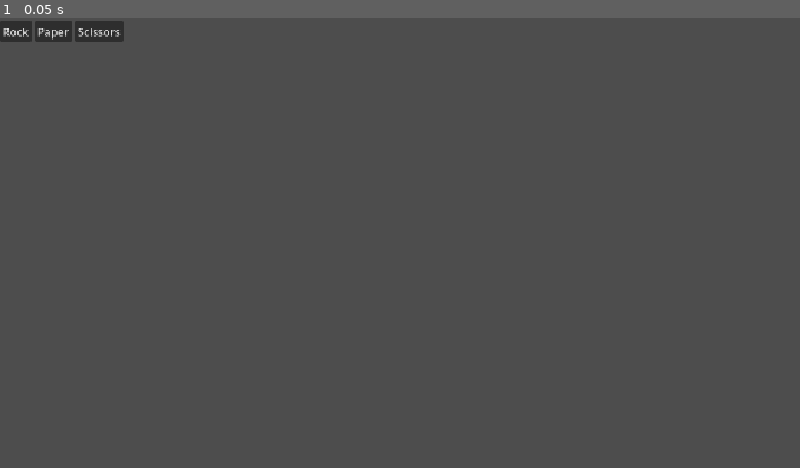
Above: before the commit, frame 1.
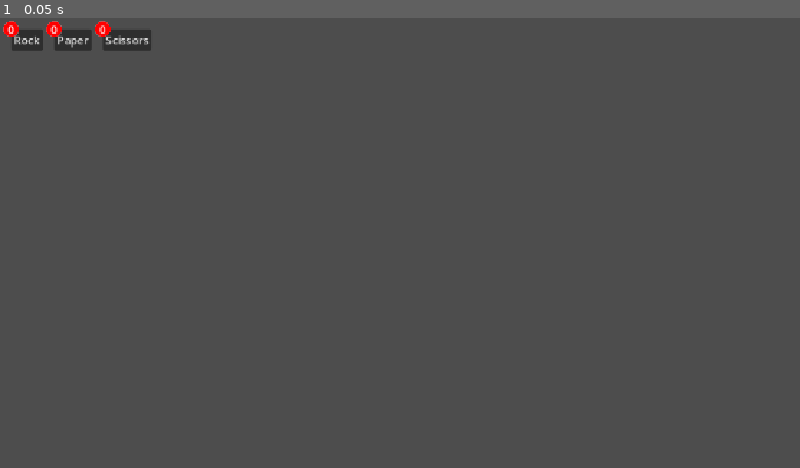
Above: after the commit, the same moment.

Repository: dfavelava/RockPaperScissors
Game: Godot game, scene res://main.tscn
The game is run twice, just before and just after one commit, with the same random seed, the same clock (stepped at 60 frames per second) and the same inputs.
Inputs:
- Up to frame 1 (0.05 s): no input

The runs differ from the first frame. In frame 1, 0.9% of the frame differs, in the area x 0-19%, y 0-8%.

Commit message:
Clean u[ actions ui

Diff:
--- a/rock-paper-scissors/main.tscn
+++ b/rock-paper-scissors/main.tscn
@@ -1,12 +1,34 @@
 [gd_scene format=3 uid="uid://d32kkvc34djp4"]
 
 [ext_resource type="PackedScene" uid="uid://dd44v5sta1hex" path="res://scenes/menus/ActionMenu.tscn" id="1_ig7tw"]
+[ext_resource type="Script" uid="uid://dp8xnm116dvq5" path="res://scenes/menus/labels/actionStackLabel.gd" id="2_0xm2m"]
 
 [node name="Node2D" type="Node2D" unique_id=1805996466]
 
-[node name="ActionMenu" parent="." unique_id=1730331629 instance=ExtResource("1_ig7tw")]
-anchors_preset = 0
-anchor_right = 0.0
-anchor_bottom = 0.0
-grow_horizontal = 1
-grow_vertical = 1
+[node name="MarginContainer" type="MarginContainer" parent="." unique_id=1696814129]
+offset_right = 40.0
+offset_bottom = 40.0
+theme_override_constants/margin_left = 16
+theme_override_constants/margin_top = 16
+
+[node name="HBoxContainer" type="HBoxContainer" parent="MarginContainer" unique_id=785614492]
+layout_mode = 2
+
+[node name="ActionMenu" parent="MarginContainer/HBoxContainer" unique_id=1730331629 instance=ExtResource("1_ig7tw")]
+layout_mode = 2
+size_flags_vertical = 0
+metadata/_edit_use_anchors_ = true
+
+[node name="SubViewportContainer" type="SubViewportContainer" parent="MarginContainer/HBoxContainer" unique_id=1092212847]
+layout_mode = 2
+
+[node name="SubViewport" type="SubViewport" parent="MarginContainer/HBoxContainer/SubViewportContainer" unique_id=1649002059]
+handle_input_locally = false
+render_target_update_mode = 4
+
+[node name="Label" type="Label" parent="MarginContainer/HBoxContainer/SubViewportContainer/SubViewport" unique_id=753308271]
+offset_right = 40.0
+offset_bottom = 23.0
+text = "Test"
+script = ExtResource("2_0xm2m")
+metadata/_custom_type_script = "uid://dp8xnm116dvq5"
--- a/rock-paper-scissors/resources/actionStack.gd
+++ b/rock-paper-scissors/resources/actionStack.gd
@@ -1,10 +1,24 @@
 class_name ActionStack
 extends Resource
 
-const actions := []
+var actions: Array[Constants.Actions] = []
 
-func addAction(action: String) -> void:
-	actions.push_front(action)
+signal actions_updated
+signal perform_action
+
+func addActions(newActions: Array[Constants.Actions]) -> void:
+	for action in newActions:
+		actions.push_back(action)
+	actions_updated.emit()
+
+func addAction(action: Constants.Actions) -> void:
+	actions.push_back(action)
+	actions_updated.emit()
 
 func performAction() -> void:
-	actions.pop_front()
+	var performed_action: Constants.Actions = actions.pop_back()
+	perform_action.emit(performed_action)
+	actions_updated.emit()
+
+func isEmpty() -> bool:
+	return actions.is_empty()
--- /dev/null
+++ b/rock-paper-scissors/resources/constants.gd
@@ -0,0 +1,9 @@
+class_name Constants
+extends Resource
+
+enum Actions {
+	END_TURN,
+	ROCK,
+	PAPER,
+	SCISSORS
+}
--- a/rock-paper-scissors/scenes/menus/ActionMenu.tscn
+++ b/rock-paper-scissors/scenes/menus/ActionMenu.tscn
@@ -4,30 +4,25 @@
 [ext_resource type="PackedScene" uid="uid://dytriyrqvis84" path="res://scenes/menus/buttons/PaperButton.tscn" id="2_4rpun"]
 [ext_resource type="PackedScene" uid="uid://dfeuf1jn2wu5j" path="res://scenes/menus/buttons/ScissorsButton.tscn" id="3_8gnu8"]
 
-[node name="ActionMenu" type="SubViewportContainer" unique_id=1730331629]
+[node name="ActionMenu" type="MarginContainer" unique_id=1296549786]
 anchors_preset = 15
 anchor_right = 1.0
 anchor_bottom = 1.0
 grow_horizontal = 2
 grow_vertical = 2
 
-[node name="SubViewport" type="SubViewport" parent="." unique_id=381166192]
-handle_input_locally = false
-render_target_update_mode = 4
-
-[node name="CenterContainer" type="CenterContainer" parent="SubViewport" unique_id=2116620741]
-offset_right = 40.0
-offset_bottom = 40.0
-
-[node name="HBoxContainer" type="HBoxContainer" parent="SubViewport/CenterContainer" unique_id=2134878233]
+[node name="CenterContainer" type="CenterContainer" parent="." unique_id=269564681]
 layout_mode = 2
 
-[node name="RockButton" parent="SubViewport/CenterContainer/HBoxContainer" unique_id=1735977987 instance=ExtResource("1_vfg2r")]
+[node name="HBoxContainer" type="HBoxContainer" parent="CenterContainer" unique_id=191834235]
 layout_mode = 2
-text = "Rock"
+theme_override_constants/separation = 16
 
-[node name="PaperButton" parent="SubViewport/CenterContainer/HBoxContainer" unique_id=1806506653 instance=ExtResource("2_4rpun")]
+[node name="RockButton" parent="CenterContainer/HBoxContainer" unique_id=389188977 instance=ExtResource("1_vfg2r")]
 layout_mode = 2
 
-[node name="ScissorsButton" parent="SubViewport/CenterContainer/HBoxContainer" unique_id=1647857478 instance=ExtResource("3_8gnu8")]
+[node name="PaperButton" parent="CenterContainer/HBoxContainer" unique_id=1806506653 instance=ExtResource("2_4rpun")]
 layout_mode = 2
+
+[node name="ScissorsButton" parent="CenterContainer/HBoxContainer" unique_id=1647857478 instance=ExtResource("3_8gnu8")]
+layout_mode = 2
--- a/rock-paper-scissors/scenes/menus/buttons/PaperButton.tscn
+++ b/rock-paper-scissors/scenes/menus/buttons/PaperButton.tscn
@@ -1,14 +1,17 @@
 [gd_scene format=3 uid="uid://dytriyrqvis84"]
 
 [ext_resource type="Script" uid="uid://bsmfgkhwd76ab" path="res://scenes/menus/buttons/actionButton.gd" id="1_4fw76"]
+[ext_resource type="PackedScene" uid="uid://dpom8vy3hff4m" path="res://scenes/menus/labels/CountSprite.tscn" id="2_y34cd"]
 
-[node name="PaperButton" type="Button" unique_id=1806506653]
-anchors_preset = 15
-anchor_right = 1.0
-anchor_bottom = 1.0
-grow_horizontal = 2
-grow_vertical = 2
+[node name="PaperButton" type="CenterContainer" unique_id=707628735]
+offset_right = 54.0
+offset_bottom = 31.0
+
+[node name="ActionButton" type="Button" parent="." unique_id=1064396435]
+layout_mode = 2
 text = "Paper"
 script = ExtResource("1_4fw76")
-actionName = "Paper"
+actionName = 2
 metadata/_custom_type_script = "uid://bsmfgkhwd76ab"
+
+[node name="CountSprite" parent="ActionButton" unique_id=250986634 instance=ExtResource("2_y34cd")]
--- a/rock-paper-scissors/scenes/menus/buttons/RockButton.tscn
+++ b/rock-paper-scissors/scenes/menus/buttons/RockButton.tscn
@@ -1,13 +1,15 @@
 [gd_scene format=3 uid="uid://b2cv4udj04c0x"]
 
-[ext_resource type="Script" uid="uid://cybji6pyxlpmj" path="res://scenes/menus/buttons/rockButton.gd" id="1_qv7jm"]
+[ext_resource type="Script" uid="uid://bsmfgkhwd76ab" path="res://scenes/menus/buttons/actionButton.gd" id="1_qv7jm"]
+[ext_resource type="PackedScene" uid="uid://dpom8vy3hff4m" path="res://scenes/menus/labels/CountSprite.tscn" id="2_mbyhx"]
 
-[node name="RockButton" type="Button" unique_id=389188977]
-anchors_preset = 15
-anchor_right = 1.0
-anchor_bottom = 1.0
-grow_horizontal = 2
-grow_vertical = 2
+[node name="RockButton" type="CenterContainer" unique_id=1233380420]
+
+[node name="ActionButton" type="Button" parent="." unique_id=795179846]
+layout_mode = 2
+text = "Rock"
 script = ExtResource("1_qv7jm")
-actionName = "Rock"
+actionName = 1
 metadata/_custom_type_script = "uid://bsmfgkhwd76ab"
+
+[node name="CountSprite" parent="ActionButton" unique_id=250986634 instance=ExtResource("2_mbyhx")]
--- a/rock-paper-scissors/scenes/menus/buttons/ScissorsButton.tscn
+++ b/rock-paper-scissors/scenes/menus/buttons/ScissorsButton.tscn
@@ -1,14 +1,17 @@
 [gd_scene format=3 uid="uid://dfeuf1jn2wu5j"]
 
 [ext_resource type="Script" uid="uid://bsmfgkhwd76ab" path="res://scenes/menus/buttons/actionButton.gd" id="1_o3s2j"]
+[ext_resource type="PackedScene" uid="uid://dpom8vy3hff4m" path="res://scenes/menus/labels/CountSprite.tscn" id="2_tar3p"]
 
-[node name="ScissorsButton" type="Button" unique_id=1647857478]
-anchors_preset = 15
-anchor_right = 1.0
-anchor_bottom = 1.0
-grow_horizontal = 2
-grow_vertical = 2
+[node name="ScissorsButton" type="CenterContainer" unique_id=769336431]
+offset_right = 70.0
+offset_bottom = 31.0
+
+[node name="ActionButton" type="Button" parent="." unique_id=548956765]
+layout_mode = 2
 text = "Scissors"
 script = ExtResource("1_o3s2j")
-actionName = "Scissors"
+actionName = 3
 metadata/_custom_type_script = "uid://bsmfgkhwd76ab"
+
+[node name="CountSprite" parent="ActionButton" unique_id=250986634 instance=ExtResource("2_tar3p")]
--- a/rock-paper-scissors/scenes/menus/buttons/actionButton.gd
+++ b/rock-paper-scissors/scenes/menus/buttons/actionButton.gd
@@ -1,10 +1,12 @@
 class_name ActionButton
 extends Button
 
-@export var actionName := ""
+@export var actionName: Constants.Actions
+
+var action_stack = preload("res://resources/ActionStack.tres")
 
 func _ready() -> void:
 	connect("button_down", _on_button_down)
 
 func _on_button_down() -> void:
-	print(actionName)
+	action_stack.addActions([Constants.Actions.END_TURN, actionName])
--- a/rock-paper-scissors/scenes/menus/buttons/rockButton.gd
+++ /dev/null
@@ -1 +0,0 @@
-extends ActionButton
--- /dev/null
+++ b/rock-paper-scissors/scenes/menus/labels/CountSprite.tscn
@@ -0,0 +1,38 @@
+[gd_scene format=3 uid="uid://dpom8vy3hff4m"]
+
+[ext_resource type="Script" uid="uid://cikayaogl2v1m" path="res://scenes/menus/labels/countSprite.gd" id="1_dkd81"]
+
+[sub_resource type="Gradient" id="Gradient_qv7jm"]
+interpolation_mode = 1
+offsets = PackedFloat32Array(0.67469877, 0.6807229)
+colors = PackedColorArray(1, 0, 0, 1, 1, 1, 1, 0)
+
+[sub_resource type="GradientTexture2D" id="GradientTexture2D_qvk34"]
+gradient = SubResource("Gradient_qv7jm")
+width = 24
+height = 24
+fill = 1
+fill_from = Vector2(0.5, 0.5)
+fill_to = Vector2(0, 0)
+
+[node name="CountSprite" type="Node2D" unique_id=250986634]
+script = ExtResource("1_dkd81")
+
+[node name="Sprite2D" type="Sprite2D" parent="." unique_id=1868914585]
+texture = SubResource("GradientTexture2D_qvk34")
+
+[node name="Label" type="Label" parent="Sprite2D" unique_id=698656943]
+anchors_preset = 8
+anchor_left = 0.5
+anchor_top = 0.5
+anchor_right = 0.5
+anchor_bottom = 0.5
+offset_left = -32.0
+offset_top = -23.5
+offset_right = 8.0
+offset_bottom = -0.5
+grow_horizontal = 2
+grow_vertical = 2
+size_flags_horizontal = 4
+text = "0"
+horizontal_alignment = 1
--- /dev/null
+++ b/rock-paper-scissors/scenes/menus/labels/actionStackLabel.gd
@@ -0,0 +1,29 @@
+class_name ActionStackLabel
+extends Label
+
+@export var actionDelaySec = 0.5
+
+var action_stack = preload("res://resources/ActionStack.tres")
+
+var performDelayTimer := Timer.new()
+
+func _ready() -> void:
+	self.text = action_stack.actions.reduce(concatString, "")
+	action_stack.actions_updated.connect(_on_actions_updated)
+
+	performDelayTimer.wait_time = actionDelaySec
+	performDelayTimer.one_shot = true
+	performDelayTimer.autostart = false
+	add_child(performDelayTimer)
+	performDelayTimer.timeout.connect(_on_perform_delay_timer_timeout)
+
+func _on_actions_updated() -> void:
+	self.text = action_stack.actions.reduce(concatString, "")
+	performDelayTimer.start()
+
+func _on_perform_delay_timer_timeout() -> void:
+	if !action_stack.isEmpty():
+		action_stack.performAction()
+
+func concatString(accum, actionName) -> String:
+	return accum + actionName + "\n"
--- /dev/null
+++ b/rock-paper-scissors/scenes/menus/labels/countSprite.gd
@@ -0,0 +1,14 @@
+extends Node2D
+
+@onready var countLabel: Label = $Sprite2D/Label
+
+var count := 0
+
+func decrement(num = 1) -> void:
+	count = max(0, count - num)
+
+func increment(num = 1) -> void:
+	count += num
+
+func updateLabel() -> void:
+	countLabel.text = str(count)
Not shown, added: rock-paper-scissors/godot-ai-LICENSE.txt
Not shown, added: rock-paper-scissors/resources/constants.gd.uid
Not shown, removed: rock-paper-scissors/scenes/menus/buttons/rockButton.gd.uid
Not shown, added: rock-paper-scissors/scenes/menus/labels/actionStackLabel.gd.uid
Not shown, added: rock-paper-scissors/scenes/menus/labels/countSprite.gd.uid
